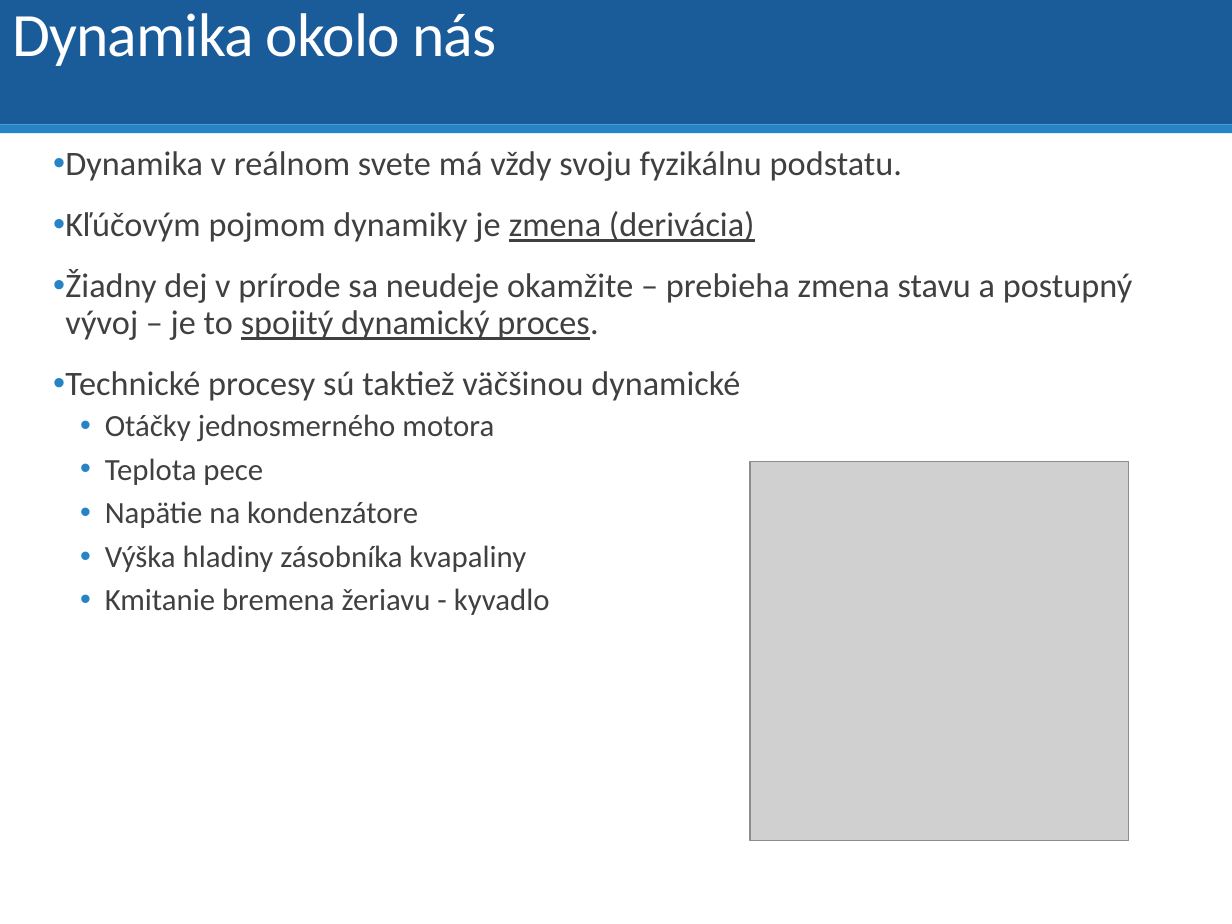
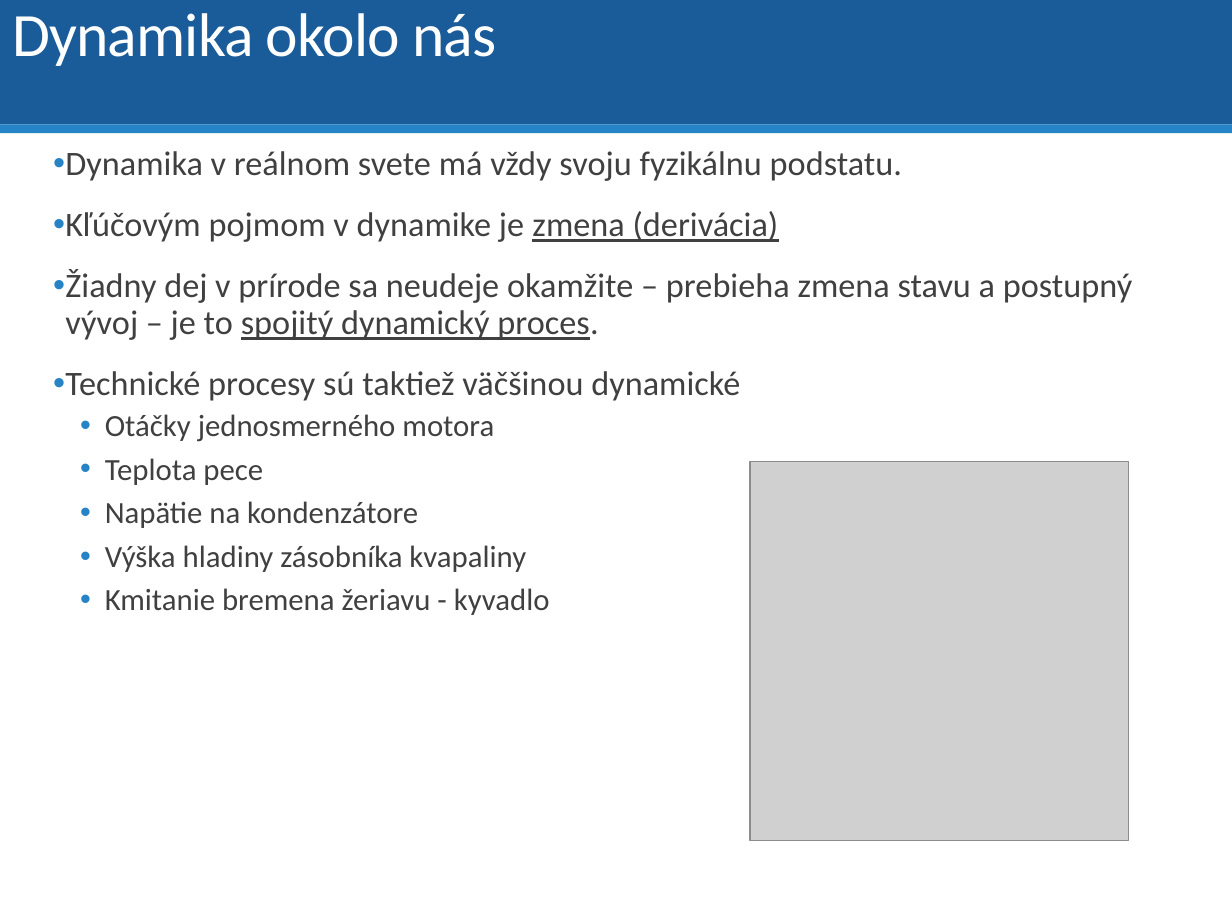
Before and after one commit to dodekm/TeamProjektKybernetika, a slide deck: slide 5 of Nove prednasky/P01_dynamika_dif_rovnice_LPT_prenosova_funkcia_modelovanie.pptx. Drawn at 1232x924 pixels with LibreOffice and Linux fonts; fonts in the diff are those of the drawing; grey boxes stand for pictures. Boxes give left, top, right and bottom in pixels: in the first picture for what was removed or moved away, otherwise in the second. Text is boxed around its words. In the diff, an @@ line names an element or a change of style, - is before the commit and + after.

```diff
--- a/Nove prednasky/P01_dynamika_dif_rovnice_LPT_prenosova_funkcia_modelovanie.pptx
+++ b/Nove prednasky/P01_dynamika_dif_rovnice_LPT_prenosova_funkcia_modelovanie.pptx
@@ text at [65, 211, 779, 242]: text changed @@
-• Kľúčovým pojmom dynamiky je zmena (derivácia)
+• Kľúčovým pojmom v dynamike je zmena (derivácia)
```
Also in this commit, not shown: 14 other slides changed, 4 slides added.
